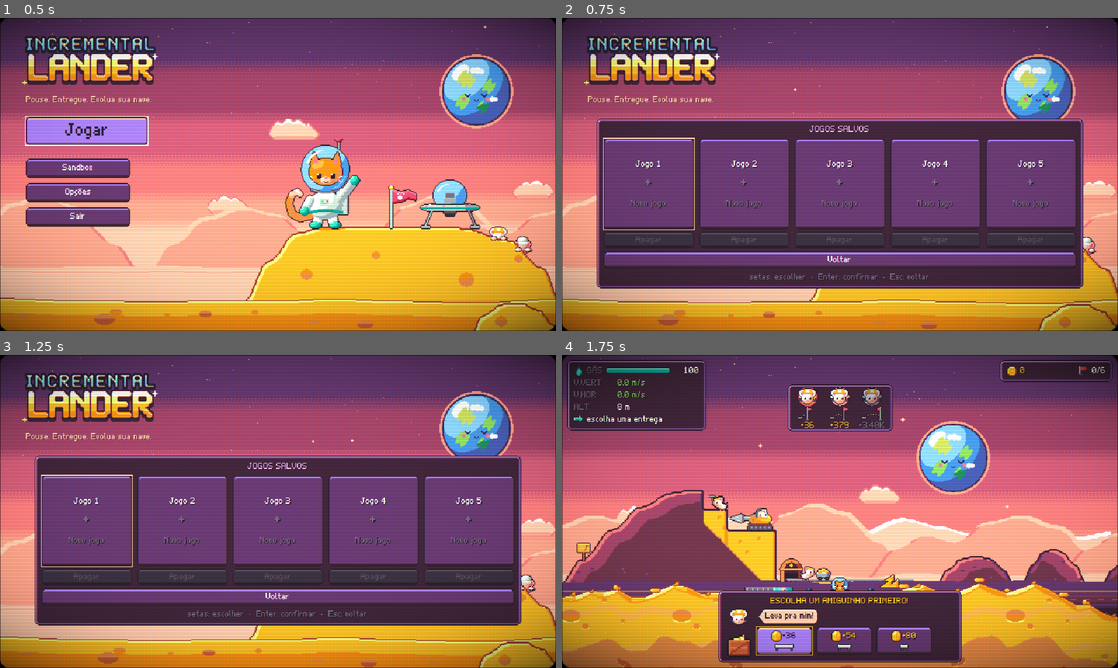
Above: before the commit, frames 1-4 (two rows, left to right).
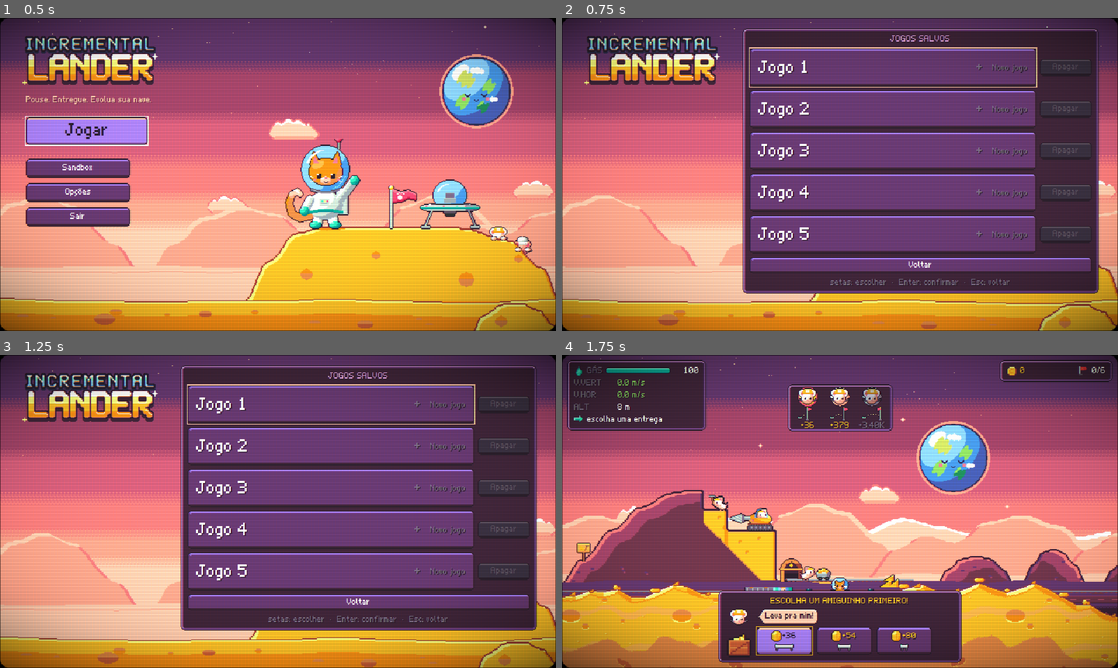
Above: after the commit, the same moments.

Repository: valdersonjr/incremental-lander
Game: Godot game, scene res://game/main.tscn
Same seed, same stepped clock (60 frames per second), same inputs: the game is played once before the commit and once after it.
Inputs (mouse positions are in pixels of both pictures, inside the frame that each line leads up to):
- Up to frame 1 (0.5 s): no input
- Up to frame 2 (0.75 s): click "Jogar" at 0.5 s
- Up to frame 3 (1.25 s): no input
- Up to frame 4 (1.75 s): tap Enter (confirm) at 1.25 s; move the mouse to (962, 495) at 1.27 s; hold D (rotate_right) from 1.28 s (still down); hold Enter (confirm) from 1.28 s (still down); click (962, 495) at 1.42 s; tap Space at 1.52 s

Frame 1 is identical in both runs. In frame 2, 49% of the frame differs, in the area x 4-97%, y 3-88%; in frame 3, 49%; in frame 4, nothing differs.

Commit message:
Jogos salvos em lista vertical com o mapa no fundo
Cartões um embaixo do outro, à direita do logo: faixa do mapa do jogo no
fundo (save_bg_luna, recortada das camadas do voo), "Jogo N" + tempo
(despertador novo no atlas kids), créditos e estrelas. Sai a barra de
progresso e a contagem de runs.

Co-Authored-By: Claude Opus 5.5 <noreply@anthropic.com>
Claude-Session: https://claude.ai/code/session_01JhKCi9Us7j2H5LJGQ5fDNT

Diff:
--- a/assets/ui/kids.json
+++ b/assets/ui/kids.json
@@ -43,6 +43,7 @@
     "dist_2",
     "dist_3",
     "check",
-    "cross"
+    "cross",
+    "clock"
   ]
 }
--- a/game/title/title_screen.gd
+++ b/game/title/title_screen.gd
@@ -20,7 +20,14 @@
 
 enum Screen { MENU, SAVES, OPTIONS, SANDBOX }
 
-const SLOT_CARD_W := 104
+const SLOT_CARD_W := 330
+const SLOT_CARD_H := 44
+const SLOT_DEL_W := 60
+## Borda do cartao que fica sem o fundo do mapa (o contorno/foco do botao continua a vista).
+const SLOT_INSET := 3
+## Posicao do painel: a lista de jogos fica a direita do logo; as outras subtelas no meio, abaixo do logo.
+const PANEL_SAVES := Vector2(-112, 12)
+const PANEL_DEFAULT := Vector2(-90, 116)
 
 const HINTS := {
 	Screen.MENU: "setas: escolher  ·  Enter: confirmar",
@@ -82,6 +89,14 @@
 	_confirm = ""
 	_menu.visible = s == Screen.MENU
 	%Panel.visible = s != Screen.MENU                          # no menu, so a coluna da esquerda sobre a cena
+	%Tagline.visible = s != Screen.SAVES                       # a lista de jogos ocupa a direita do logo
+	var at: Vector2 = PANEL_SAVES if s == Screen.SAVES else PANEL_DEFAULT
+	%Panel.offset_left = at.x
+	%Panel.offset_right = -at.x
+	# a lista cresce para a direita (nao invade o logo); as outras crescem para os dois lados
+	%Panel.grow_horizontal = Control.GROW_DIRECTION_END if s == Screen.SAVES else Control.GROW_DIRECTION_BOTH
+	%Panel.offset_top = at.y
+	%Panel.offset_bottom = at.y
 	_saves.visible = s == Screen.SAVES
 	_options.visible = s == Screen.OPTIONS
 	_sandbox.visible = s == Screen.SANDBOX
@@ -111,35 +126,33 @@
 
 # --- jogos salvos ------------------------------------------------------------------------------------------------
 
-## Um cartao por espaco (SaveManager.SLOTS, lado a lado): o cartao inteiro e o botao (com jogo: Jogar; vazio:
-## Novo jogo; ilegivel: desabilitado) e mostra a progressao (missoes liberadas na arvore, creditos, runs, tempo).
-## Embaixo de cada um, Apagar com 2 cliques.
+## Um cartao por espaco (SaveManager.SLOTS, um embaixo do outro): o cartao inteiro e o botao (com jogo: Jogar; vazio:
+## Novo jogo; ilegivel: desabilitado), com o fundo do mapa onde o jogo esta e tempo, creditos e estrelas. Ao lado de
+## cada um, Apagar com 2 cliques.
 func _fill_saves() -> void:
 	var focus_key := _focused_key()
 	for c in _saves.get_children():
 		if c.name != &"SavesTitle":
 			_saves.remove_child(c)
 			c.queue_free()
-	var cards := HBoxContainer.new()
-	cards.add_theme_constant_override(&"separation", 6)
-	_saves.add_child(cards)
 	var first: Button = null
 	for n in range(1, SaveManager.SLOTS + 1):
 		var s := SaveManager.slot_summary(n)
-		var col := VBoxContainer.new()
-		col.add_theme_constant_override(&"separation", 3)
-		cards.add_child(col)
+		var row := HBoxContainer.new()
+		row.add_theme_constant_override(&"separation", 4)
+		_saves.add_child(row)
 		var card := _slot_card(n, s)
-		col.add_child(card)
+		row.add_child(card)
 		var del := Button.new()
-		del.custom_minimum_size = Vector2(0, 15)
+		del.custom_minimum_size = Vector2(SLOT_DEL_W, 20)
+		del.size_flags_vertical = Control.SIZE_SHRINK_CENTER
 		del.theme_type_variation = &"DangerButton"
 		del.set_meta(&"focus_key", "del:%d" % n)
 		del.disabled = not s["exists"]
 		del.text = "Sim, apagar" if _confirm == "del:%d" % n else "Apagar"
 		del.tooltip_text = "apaga este jogo para sempre (Esc cancela)"
 		del.pressed.connect(func() -> void: _on_delete(n))
-		col.add_child(del)
+		row.add_child(del)
 		if first == null or (s["current"] and not card.disabled):
 			first = card if not card.disabled else del
 	var back := Button.new()
@@ -154,21 +167,39 @@
 			btn.grab_focus()).call_deferred()
 
 
-## Cartao-botao de um espaco: nome no topo; com jogo, a barra de missoes liberadas (estrela + N/total), creditos,
-## runs e tempo; vazio, um "+" e "Novo jogo".
+## Cartao-botao de um espaco: faixa do mapa do jogo no fundo (assets/ui/save_bg_<mundo>.png, recortada no centro),
+## nome a esquerda e, com jogo, tempo jogado, creditos e estrelas a direita; vazio, "+ Novo jogo".
 func _slot_card(n: int, s: Dictionary) -> Button:
 	var card := Button.new()
-	card.custom_minimum_size = Vector2(SLOT_CARD_W, 104)
+	card.custom_minimum_size = Vector2(SLOT_CARD_W, SLOT_CARD_H)
 	card.set_meta(&"focus_key", "slot:%d" % n)
-	var box := VBoxContainer.new()
-	box.set_anchors_and_offsets_preset(Control.PRESET_FULL_RECT, Control.PRESET_MODE_MINSIZE, 6)
-	box.add_theme_constant_override(&"separation", 3)
-	box.alignment = BoxContainer.ALIGNMENT_CENTER
+	var current: bool = s["current"] and s["ok"]
+	if s["ok"]:
+		var bg_path := "res://assets/ui/save_bg_%s.png" % str(s["planet"])
+		if ResourceLoader.exists(bg_path):
+			var clip := Control.new()                          # recorta a faixa sem escalar (pixel nitido)
+			clip.clip_contents = true
+			clip.mouse_filter = Control.MOUSE_FILTER_IGNORE
+			clip.set_anchors_and_offsets_preset(Control.PRESET_FULL_RECT, Control.PRESET_MODE_MINSIZE, SLOT_INSET)
+			var bg := TextureRect.new()
+			bg.texture = load(bg_path)
+			bg.stretch_mode = TextureRect.STRETCH_KEEP_CENTERED
+			bg.set_anchors_and_offsets_preset(Control.PRESET_FULL_RECT)
+			bg.mouse_filter = Control.MOUSE_FILTER_IGNORE
+			clip.add_child(bg)
+			card.add_child(clip)
+	var box := HBoxContainer.new()
+	box.set_anchors_and_offsets_preset(Control.PRESET_FULL_RECT, Control.PRESET_MODE_MINSIZE, 10)
+	box.add_theme_constant_override(&"separation", 10)
 	box.mouse_filter = Control.MOUSE_FILTER_IGNORE
 	card.add_child(box)
-	var current: bool = s["current"] and s["ok"]
 	var title := _card_label("Jogo %d" % n, &"GoodLabel" if current else &"ValueLabel")
+	title.add_theme_font_size_override(&"font_size", UiKit.TITLE_SIZE)
 	box.add_child(title)
+	var spacer := Control.new()
+	spacer.size_flags_horizontal = Control.SIZE_EXPAND_FILL
+	spacer.mouse_filter = Control.MOUSE_FILTER_IGNORE
+	box.add_child(spacer)
 	if s["ok"]:
 		if current:                                            # jogo em uso: moldura dourada (como a escolha atual)
 			card.tooltip_text = "jogo em uso"
@@ -180,38 +211,9 @@
 		card.pressed.connect(func() -> void:
 			Sound.ui("click")
 			slot_play_requested.emit(n))
-		var total: int = maxi((EconMath.mission_spec().get("nodes", []) as Array).size(), 1)
-		var done := mini(int(s["nodes"]), total)
-		var star_row := HBoxContainer.new()
-		star_row.alignment = BoxContainer.ALIGNMENT_CENTER
-		star_row.add_theme_constant_override(&"separation", 2)
-		star_row.mouse_filter = Control.MOUSE_FILTER_IGNORE
-		var star := TextureRect.new()
-		star.texture = UiKit.kid("star_on")
-		star.expand_mode = TextureRect.EXPAND_IGNORE_SIZE
-		star.stretch_mode = TextureRect.STRETCH_KEEP_ASPECT_CENTERED
-		star.custom_minimum_size = Vector2(14, 14)
-		star.mouse_filter = Control.MOUSE_FILTER_IGNORE
-		star_row.add_child(star)
-		star_row.add_child(_card_label("%d/%d" % [done, total], &"MoneyLabel"))
-		box.add_child(star_row)
-		var bar := ProgressBar.new()                           # progressao: missoes liberadas na arvore
-		bar.show_percentage = false
-		bar.theme_type_variation = &"XpBar"
-		bar.custom_minimum_size = Vector2(SLOT_CARD_W - 20, 6)
-		bar.size_flags_horizontal = Control.SIZE_SHRINK_CENTER
-		bar.max_value = total
-		bar.value = done
-		bar.mouse_filter = Control.MOUSE_FILTER_IGNORE
-		box.add_child(bar)
-		for line: HBoxContainer in [UiKit.icon_label("credits", EconMath.fmt(float(s["credits"])), &"MoneyLabel"),
-				UiKit.icon_label("expedition", "%d runs" % int(s["runs"]), &"DimLabel")]:
-			line.alignment = BoxContainer.ALIGNMENT_CENTER
-			for c: Control in line.get_children():
-				c.mouse_filter = Control.MOUSE_FILTER_IGNORE
-			line.mouse_filter = Control.MOUSE_FILTER_IGNORE
-			box.add_child(line)
-		box.add_child(_card_label(_fmt_time(float(s["play_seconds"])), &"DimLabel"))
+		box.add_child(_stat("clock", _fmt_time(float(s["play_seconds"])), &"ValueLabel"))
+		box.add_child(_stat("coin", EconMath.fmt(float(s["credits"])), &"MoneyLabel"))
+		box.add_child(_stat("star_on", str(int(s["stars"])), &"MoneyLabel"))
 	elif s["exists"]:                                          # arquivo ilegivel: so da para apagar
 		card.disabled = true
 		box.add_child(_card_label("save ilegível", &"BadLabel"))
@@ -226,12 +228,32 @@
 	return card
 
 
+## Figura do atlas kids (16 px) + numero com contorno escuro, legivel sobre o fundo do mapa.
+func _stat(icon: String, text: String, variation: StringName) -> HBoxContainer:
+	var row := HBoxContainer.new()
+	row.add_theme_constant_override(&"separation", 1)
+	row.mouse_filter = Control.MOUSE_FILTER_IGNORE
+	var pic := TextureRect.new()
+	pic.texture = UiKit.kid(icon)
+	pic.expand_mode = TextureRect.EXPAND_IGNORE_SIZE
+	pic.stretch_mode = TextureRect.STRETCH_KEEP_ASPECT_CENTERED
+	pic.custom_minimum_size = Vector2(16, 16)
+	pic.size_flags_vertical = Control.SIZE_SHRINK_CENTER
+	pic.mouse_filter = Control.MOUSE_FILTER_IGNORE
+	row.add_child(pic)
+	row.add_child(_card_label(text, variation))
+	return row
+
+
 func _card_label(text: String, variation: StringName) -> Label:
 	var l := Label.new()
 	l.text = text
 	l.theme_type_variation = variation
 	l.horizontal_alignment = HORIZONTAL_ALIGNMENT_CENTER
 	l.mouse_filter = Control.MOUSE_FILTER_IGNORE
+	l.size_flags_vertical = Control.SIZE_SHRINK_CENTER
+	l.add_theme_color_override(&"font_outline_color", UiKit.color("ink"))   # legivel sobre o fundo do mapa
+	l.add_theme_constant_override(&"outline_size", 4)
 	return l
 
 
--- a/game/title/title_screen.tscn
+++ b/game/title/title_screen.tscn
@@ -28,6 +28,7 @@
 texture = ExtResource("3_logo")
 
 [node name="Tagline" type="Label" parent="."]
+unique_name_in_owner = true
 layout_mode = 0
 offset_left = 30.0
 offset_top = 88.0
--- a/tests/integration/slots_flow.gd
+++ b/tests/integration/slots_flow.gd
@@ -26,6 +26,7 @@
 		fails.append("novo jogo no espaco 2 nao decolou (slot=%d)" % SaveManager.slot)
 	GameState.runs_done = 5
 	GameState.resources["credits"] = 321.0
+	GameState.stars = 4
 	SaveManager.save_game()
 	# volta ao menu pelo hangar; Jogar abre os 5 cartoes: o do jogo 2 e o em uso, com a progressao
 	hangar.title_requested.emit()
@@ -38,9 +39,9 @@
 		fails.append("Jogar deveria abrir %d cartoes (veio %d)" % [SaveManager.SLOTS, cards.size()])
 	else:
 		var card2 := cards[1] as Button
-		var card_text := " ".join(card2.find_children("*", "Label", true, false).map(
-				func(l: Label) -> String: return l.text))
-		if card2.tooltip_text != "jogo em uso" or not "5 runs" in card_text or not "321" in card_text:
+		var texts := card2.find_children("*", "Label", true, false).map(func(l: Label) -> String: return l.text)
+		var card_text := " ".join(texts)
+		if card2.tooltip_text != "jogo em uso" or not "321" in texts or not "4" in texts:   # creditos e estrelas
 			fails.append("cartao do jogo 2 sem a progressao/destaque: '%s'" % card_text)
 		if not "Novo jogo" in " ".join((cards[4] as Button).find_children("*", "Label", true, false).map(
 				func(l: Label) -> String: return l.text)):
--- a/tests/visual/title_preview.gd
+++ b/tests/visual/title_preview.gd
@@ -43,11 +43,13 @@
 			st["runs_done"] = 112
 			st["resources"]["credits"] = 3.7e9
 			st["play_seconds"] = 4.0 * 3600.0 + 125.0
+			st["stars"] = 27
 			st["mission_nodes"] = nodes.slice(0, nodes.size() * 2 / 3)
 		if n == 4:
 			st["runs_done"] = 9
 			st["resources"]["credits"] = 5400.0
 			st["play_seconds"] = 900.0
+			st["stars"] = 5
 			st["mission_nodes"] = nodes.slice(0, 2)
 		var f := FileAccess.open(SaveManager.slot_files(n)["path"], FileAccess.WRITE)
 		f.store_string(JSON.stringify(SaveData.serialize(st)))
Binary file changed: assets/ui/kids.png
Binary file added: assets/ui/save_bg_luna.png
Not shown, added: assets/ui/save_bg_luna.png.import
Not shown, changed: .claude/skills/pixel-art/references/patterns/INDEX.md
Not shown, changed: .claude/skills/pixel-art/references/patterns/kids-ui.md
Not shown, changed: .claude/skills/pixel-art/references/patterns/title-screen.md
Not shown, changed: art/src/ui/kids_ui.py
Not shown, added: art/src/ui/save_card_bg.py
Not shown, changed: docs/ARCHITECTURE.md
Not shown, changed: docs/HANDOFF.md
